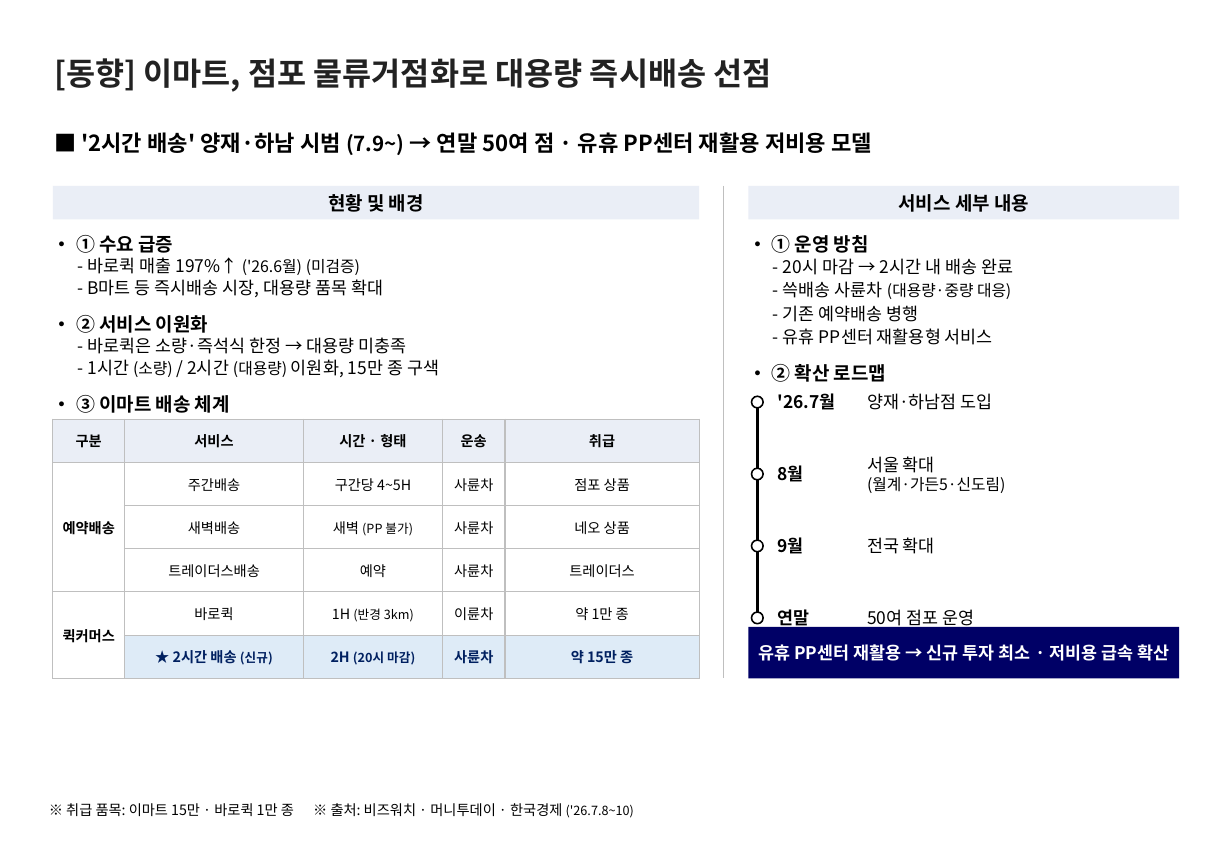
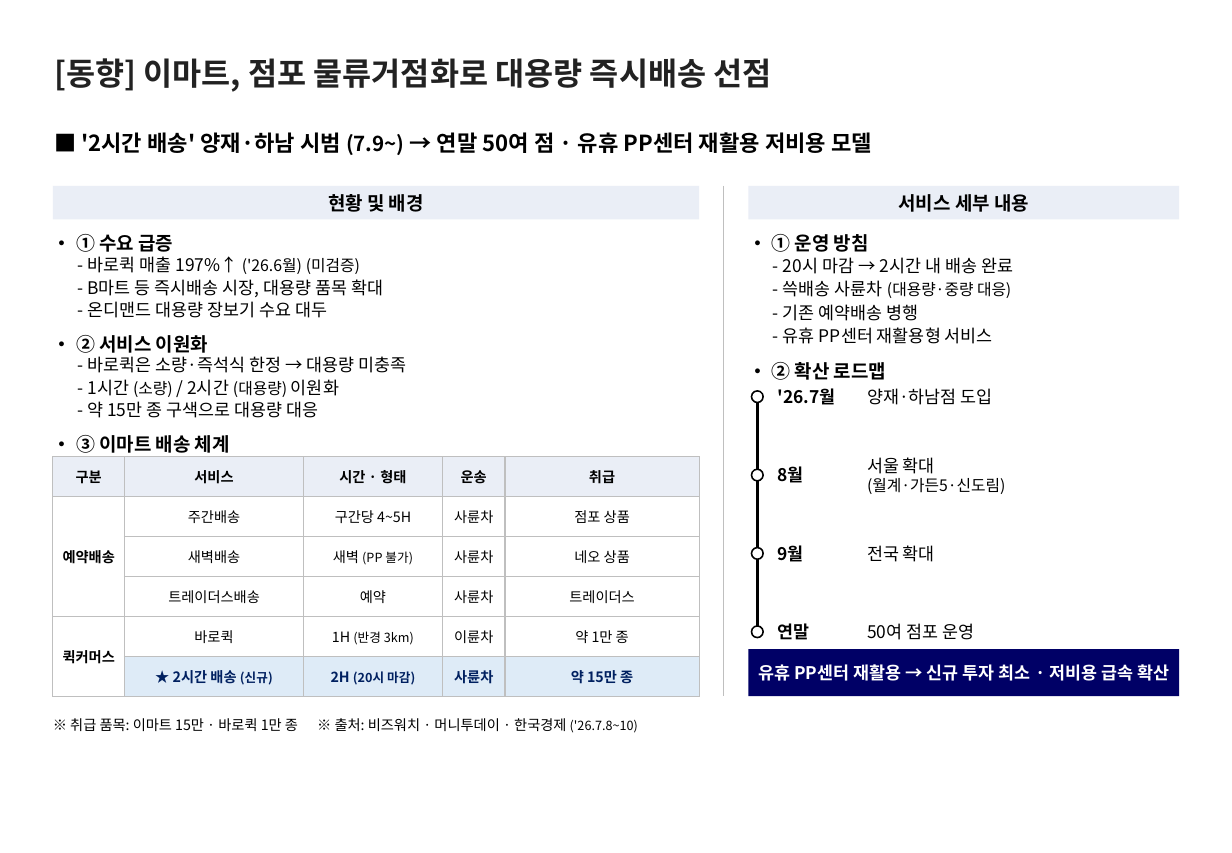
Before and after one commit to avoseed/web1, a slide deck: slide 1 of reports/ssg-quickcommerce-onepager.pptx. Drawn at 1232x853 pixels with LibreOffice and Linux fonts; fonts in the diff are those of the drawing. Boxes give left, top, right and bottom in pixels: in the first picture for what was removed or moved away, otherwise in the second. Text is boxed around its words. In the diff, an @@ line names an element or a change of style, - is before the commit and + after.

```diff
--- a/reports/ssg-quickcommerce-onepager.pptx
+++ b/reports/ssg-quickcommerce-onepager.pptx
@@ elbow line moved from (724, 185) - (724, 678) to (724, 185) - (724, 696) @@
@@ text added at [87, 301, 327, 318], 11 pt, text #000000 @@
+- 온디맨드 대용량 장보기 수요 대두
@@ text "• ② 서비스 이원화": place and size @@
-text "• ② 서비스 이원화" at [76, 315, 208, 333]
+text "• ② 서비스 이원화" at [76, 335, 208, 353]
@@ text "- 바로퀵은 소량·즉석식 한정 → ...": place and size @@
-text "- 바로퀵은 소량·즉석식 한정 → ..." at [87, 337, 406, 354]
+text "- 바로퀵은 소량·즉석식 한정 → ..." at [87, 356, 406, 373]
@@ text at [87, 379, 339, 397]: text changed @@
-- 1시간 (소량) / 2시간 (대용량) 이원화, 15만 종 구색
+- 1시간 (소량) / 2시간 (대용량) 이원화
@@ text added at [87, 401, 318, 418], 11 pt, text #000000 @@
+- 약 15만 종 구색으로 대용량 대응
@@ 2 texts, 1 ellipse: place and size @@
-2 texts, 1 ellipse at [752, 393, 993, 410]
+2 texts, 1 ellipse at [752, 388, 993, 405]
@@ elbow line moved from (758, 403) - (758, 618) to (758, 397) - (758, 632) @@
@@ text "• ③ 이마트 배송 체계": place and size @@
-text "• ③ 이마트 배송 체계" at [76, 395, 230, 413]
+text "• ③ 이마트 배송 체계" at [76, 435, 230, 453]
@@ table: place and size @@
-table at [52, 420, 698, 679]
+table at [52, 457, 698, 697]
@@ text "9월": place and size @@
-text "9월" at [777, 537, 803, 554]
+text "9월" at [777, 545, 803, 562]
@@ text "전국 확대": place and size @@
-text "전국 확대" at [867, 537, 935, 554]
+text "전국 확대" at [867, 545, 935, 562]
@@ ellipse: place and size @@
-ellipse at [752, 540, 763, 552]
+ellipse at [752, 547, 763, 559]
@@ 2 texts, 1 ellipse: place and size @@
-2 texts, 1 ellipse at [752, 607, 974, 630]
+2 texts, 1 ellipse at [752, 623, 974, 640]
@@ text "유휴 PP센터 재활용 → 신규 ...": place and size @@
-text "유휴 PP센터 재활용 → 신규 ..." at [758, 644, 1169, 661]
+text "유휴 PP센터 재활용 → 신규 ..." at [758, 664, 1169, 681]
@@ rectangle: place and size @@
-rectangle at [749, 627, 1180, 678]
+rectangle at [749, 650, 1180, 696]
@@ text "※ 취급 품목: 이마트 15만 ...": place and size @@
-text "※ 취급 품목: 이마트 15만 ..." at [66, 803, 634, 818]
+text "※ 취급 품목: 이마트 15만 ..." at [70, 718, 638, 733]
```
Also in this commit, not shown: 1 other file.
